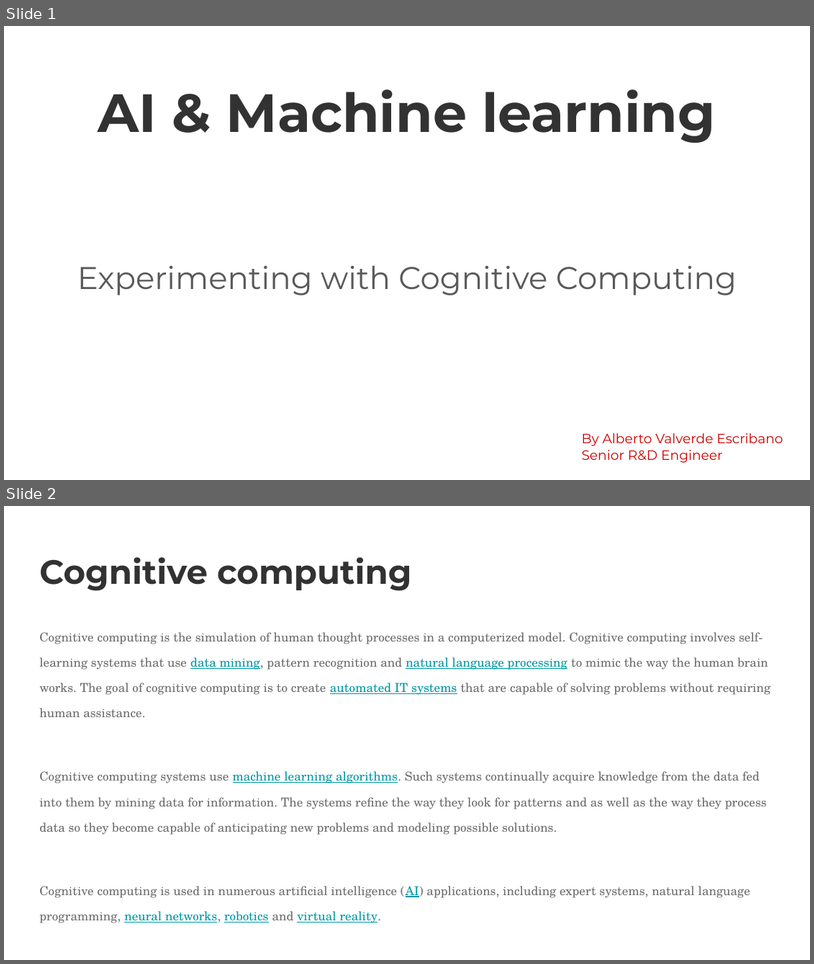
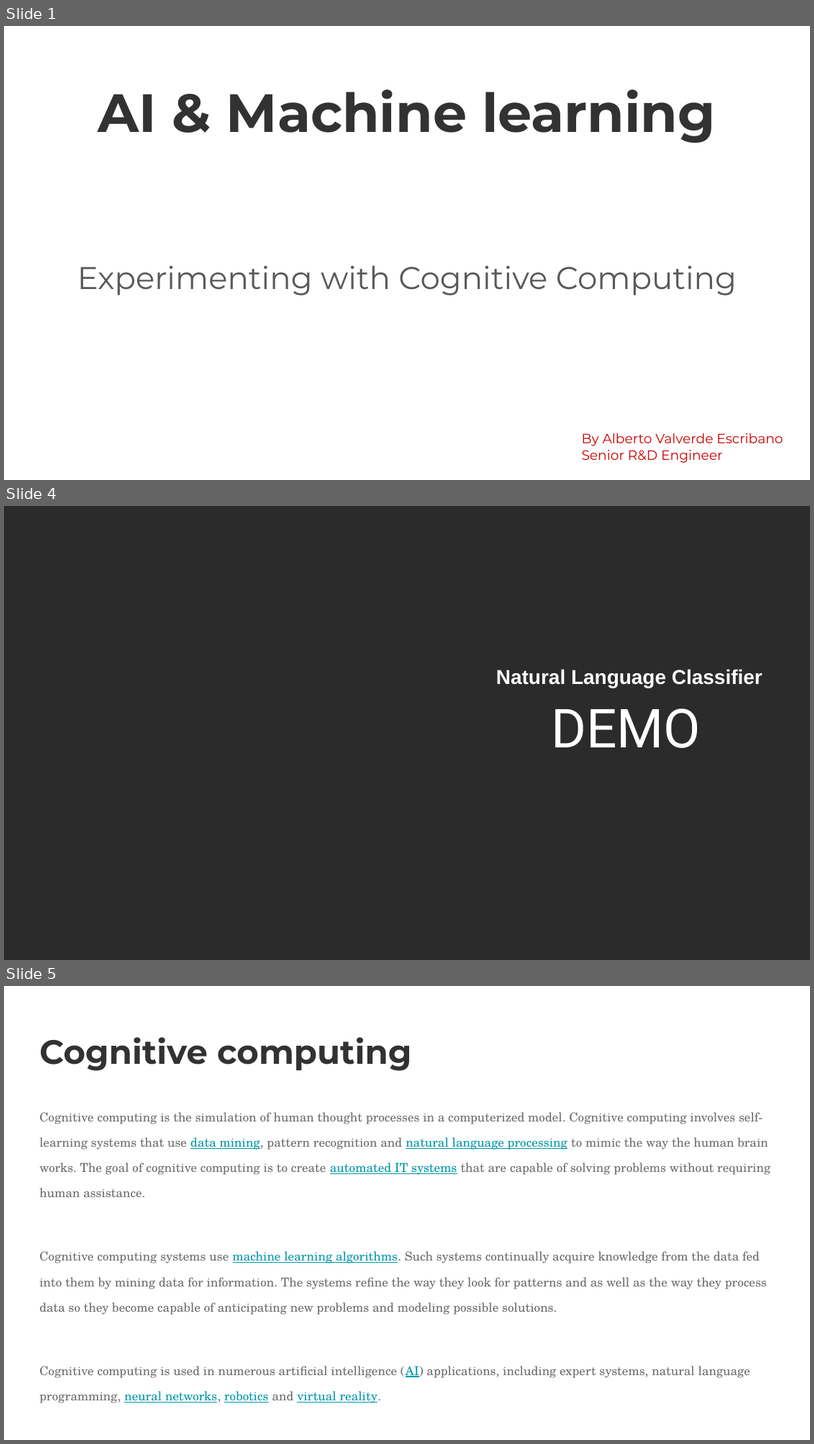
Before and after one commit to albertovalverde/cognitive-computing, a slide deck: Cognitive-NAO/Documents/presentation/Cognitive computing for Essilor.pptx. Shown one above the other, each under a label of ours: slides 1 and 2 before the commit, slides 1, 4 and 5 after it; the slides between them are not shown. The pictures are 814x964 and 814x1444 pixels, drawn with LibreOffice and Linux fonts; fonts in the diff are those of the drawing; background and template pictures are left out; a plain dark background stands for a picture behind light text. Boxes give left, top, right and bottom in pixels: in the first picture for what was removed or moved away, otherwise in the second. Text is boxed around its words. In the diff, an @@ line names an element or a change of style, - is before the commit and + after.

```diff
--- a/Cognitive-NAO/Documents/presentation/Cognitive computing for Essilor.pptx
+++ b/Cognitive-NAO/Documents/presentation/Cognitive computing for Essilor.pptx
@@ slide 4 added at (4, 506, 810, 960), background picture (left out) @@
@@ text added at (496, 669, 763, 687), 18 pt, text #FEFEFE, bold @@
+Natural Language Classifier
@@ text added at (551, 708, 701, 748), 48 pt, text #FFFFFF @@
+DEMO
@@ what was slide 2 is now slide 5 @@
```
Also in this commit, not shown: 3 other slides added, 1 slide removed, 6 other files.
